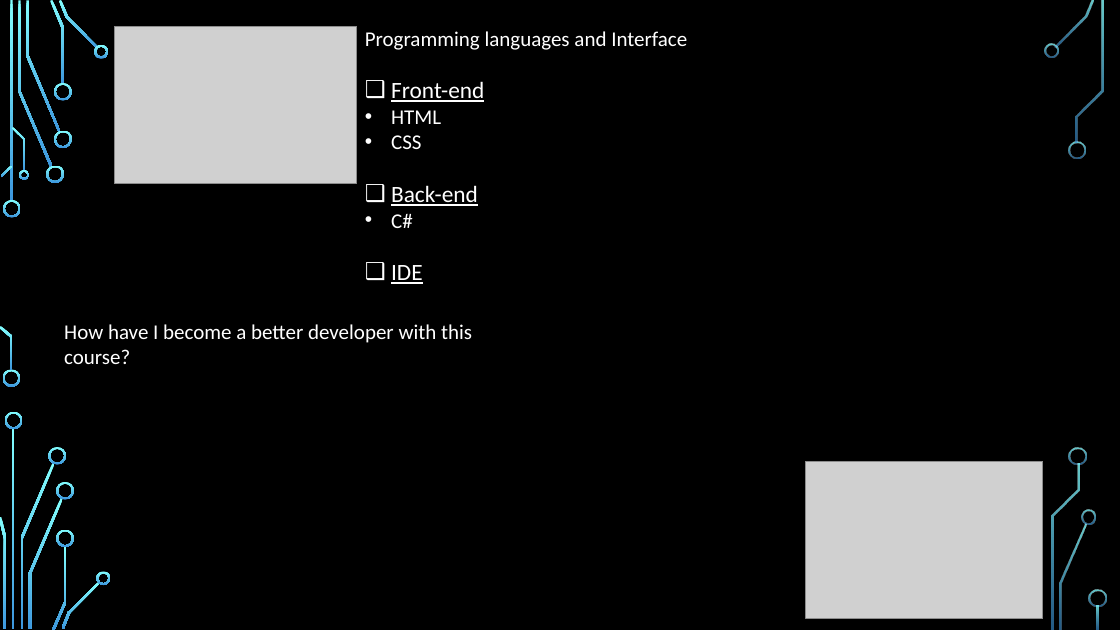
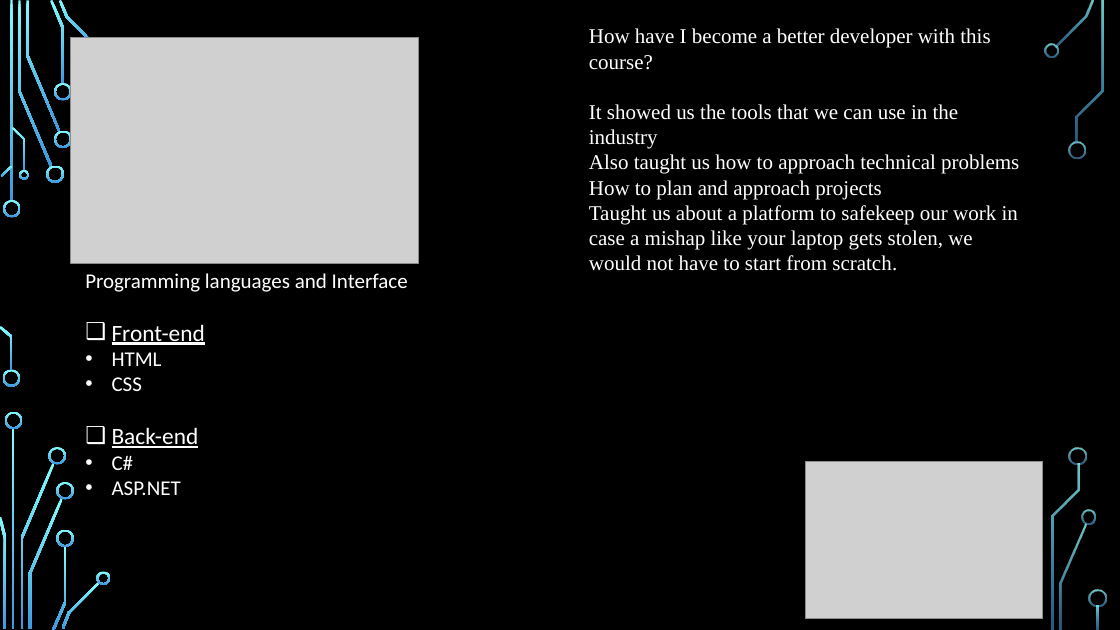
Before and after one commit to RahulPurbhoo/Capstone-Project, a slide deck: slide 26 of Capstone _Project.pptx. Drawn at 1120x630 pixels with LibreOffice and Linux fonts; fonts in the diff are those of the drawing; grey boxes stand for pictures; background and template pictures are left out. Boxes give left, top, right and bottom in pixels: in the first picture for what was removed or moved away, otherwise in the second. Text is boxed around its words. In the diff, an @@ line names an element or a change of style, - is before the commit and + after.

Commit message:
Final Presentation

```diff
--- a/Capstone _Project.pptx
+++ b/Capstone _Project.pptx
@@ text "How have I become a ...": place and size @@
-text "How have I become a ..." at (64, 324, 472, 364)
+text "How have I become a ..." at (589, 28, 1019, 271)
@@ text at (589, 28, 990, 70): font Calibri to Times New Roman in "How have I become a better developer ..." @@
@@ picture: place and size @@
-picture at (114, 26, 357, 184)
+picture at (71, 37, 418, 263)
@@ freeform shape removed at (94, 45, 109, 58) @@
@@ text at (589, 104, 1019, 271): paragraphs added @@
+It showed us the tools that we can use in the industry
+Also taught us how to approach technical problems
+How to plan and approach projects
+Taught us about a platform to safekeep our work in case a mishap like your laptop gets stolen, we would not have to start from scratch.
@@ text "Programming languages and Interface": place and size @@
-text "Programming languages and Interface" at (365, 31, 687, 284)
+text "Programming languages and Interface" at (85, 273, 408, 495)
@@ text at (112, 481, 181, 495): text changed; size 20 to 18 pt @@
-❑ IDE
+• ASP.NET
```
Also in this commit, not shown: 3 other slides changed, 11 slides added, 11 slides removed, 1 other file.
